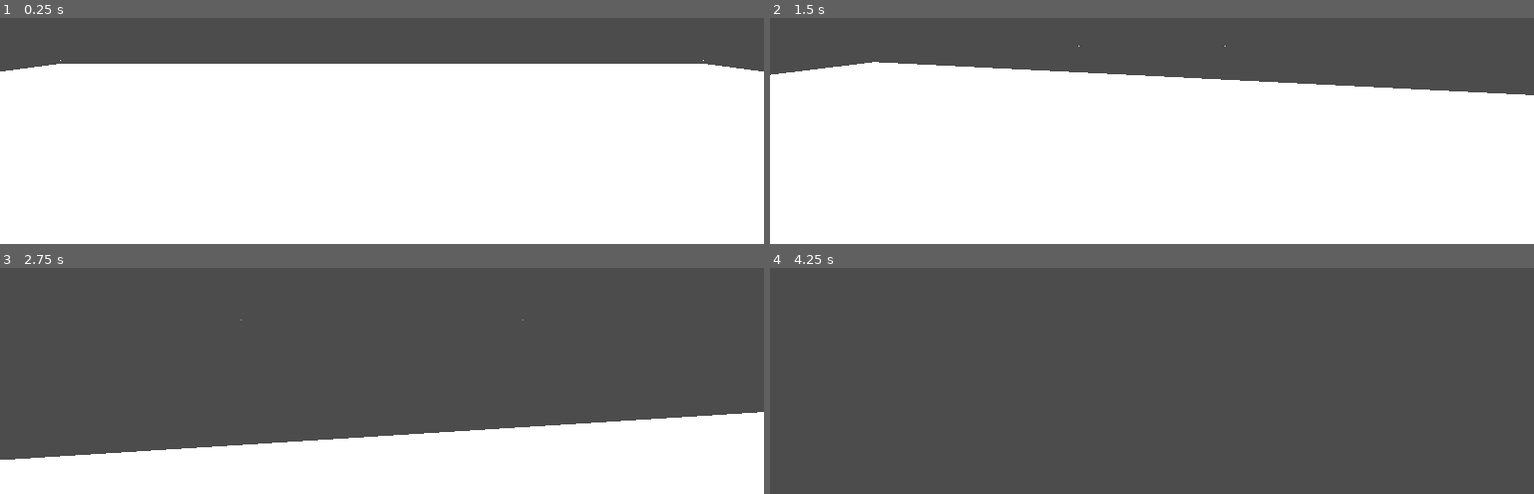
Above: before the commit, frames 1-4 (two rows, left to right).
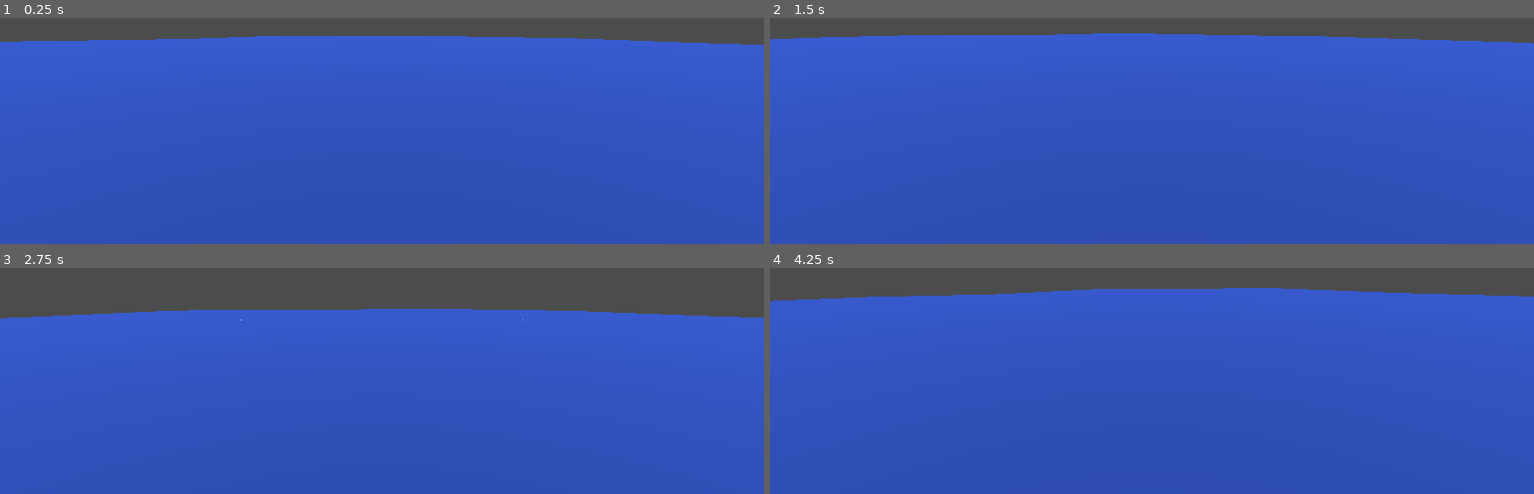
Above: after the commit, the same moments.

Repository: The-Portfolio-Organisation/MagickaTheMagicForest
Game: Godot game, scene res://Scenes/TestGeneration.tscn
Same seed, same stepped clock (60 frames per second), same inputs: the game is played once before the commit and once after it. Before the commit the project starts from res://Scenes/TestScene.tscn.
Inputs (mouse positions are in pixels of both pictures, inside the frame that each line leads up to):
- Up to frame 1 (0.25 s): no input
- Up to frame 2 (1.5 s): tap Enter at 0.5 s; move the mouse to (1190, 18) at 0.52 s; hold W (move_forward) from 0.53 s (still down); tap Space (jump) at 0.77 s; move the mouse to (1113, 22) at 1.27 s
- Up to frame 3 (2.75 s): keep holding W (move_forward); tap Space (jump) at 1.52 s; move the mouse to (outside the picture) at 2.02 s
- Up to frame 4 (4.25 s): keep holding W (move_forward); move the mouse to (1144, 277) at 2.77 s; tap Space (jump) at 3.02, 3.77 s; move the mouse to (1205, 277) at 3.52 s

The runs differ from the first frame. In frame 1, 91% of the frame differs, in the area x 0-100%, y 8-100%; in frame 2, 92%, in the area x 0-100%, y 6-100%; in frame 3, 81%; in frame 4, 89%.

Commit message:
+ drawing a circle

Diff:
--- /dev/null
+++ b/source/GeneratingMap.gd
@@ -0,0 +1,7 @@
+extends Spatial
+
+export(CylinderShape) var tree;
+export(SphereShape) var rock;
+
+func _ready():
+	pass
--- /dev/null
+++ b/source/Scenes/ImmediateGeometry.gd
@@ -0,0 +1,32 @@
+extends ImmediateGeometry
+
+func _ready():
+	begin(Mesh.PRIMITIVE_TRIANGLES);
+	set_normal(Vector3(0, 1, 0))
+	set_uv(Vector2(1, 1))
+	var n_pts = 30
+	var i = 0
+	while i < n_pts:
+		var a = 2*i*(PI/n_pts);
+		var pos = Vector3(0,0,0);
+
+		begin(Mesh.PRIMITIVE_TRIANGLES);
+		set_normal(Vector3(0, 1, 0))
+		set_uv(Vector2(1, 1))
+
+		add_vertex(pos);
+
+		pos = 100*Vector3(cos(a) - float(i%5)/float(n_pts), 0, sin(a) + float(i%3)/float(n_pts));
+		add_vertex(pos);
+		print(pos)
+
+		i+=1;
+		a = 2*i*(PI/n_pts);
+
+		pos = 100*Vector3(cos(a) - float(i%5)/float(n_pts), 0, sin(a) + float(i%3)/float(n_pts));
+		add_vertex(pos);
+		print(pos)
+		print("-------")
+
+		end();
+	end()
--- /dev/null
+++ b/source/Scenes/TestGeneration.tscn
@@ -0,0 +1,33 @@
+[gd_scene load_steps=6 format=2]
+
+[ext_resource path="res://GeneratingMap.gd" type="Script" id=1]
+[ext_resource path="res://Scenes/ImmediateGeometry.gd" type="Script" id=2]
+[ext_resource path="res://Subobjects/Player.tscn" type="PackedScene" id=3]
+
+[sub_resource type="SpatialMaterial" id=1]
+albedo_color = Color( 0.14902, 0.278431, 0.67451, 1 )
+
+[sub_resource type="BoxShape" id=2]
+
+[node name="Spatial" type="Spatial"]
+script = ExtResource( 1 )
+
+[node name="Player" parent="." instance=ExtResource( 3 )]
+transform = Transform( 1, 0, 0, 0, 1, 0, 0, 0, 1, 0, 3.24758, 0 )
+
+[node name="DirectionalLight" type="DirectionalLight" parent="."]
+transform = Transform( 1, 0, 0, 0, -4.37114e-08, 1, 0, -1, -4.37114e-08, 0, 2, 0 )
+
+[node name="ImmediateGeometry" type="ImmediateGeometry" parent="."]
+material_override = SubResource( 1 )
+script = ExtResource( 2 )
+
+[node name="StaticBody" type="StaticBody" parent="ImmediateGeometry"]
+transform = Transform( 115.875, 0, 0, 0, 1, 0, 0, 0, 43.0257, 0, 0, 0 )
+
+[node name="CollisionShape" type="CollisionShape" parent="ImmediateGeometry/StaticBody"]
+transform = Transform( 1, 0, 0, 0, 0.568041, 0, 0, 0, 2.77715, 0, 0, 0 )
+shape = SubResource( 2 )
+
+[node name="Camera" type="Camera" parent="."]
+transform = Transform( 1, 0, 0, 0, -4.37114e-08, 1, 0, -1, -4.37114e-08, 0, 2, 0 )
--- /dev/null
+++ b/source/Subobjects/map/rock.tscn
@@ -0,0 +1,19 @@
+[gd_scene load_steps=3 format=2]
+
+[sub_resource type="SphereShape" id=3]
+
+[sub_resource type="SpatialMaterial" id=2]
+albedo_color = Color( 0.6, 0.65098, 0.654902, 1 )
+
+[node name="Spatial" type="Spatial"]
+
+[node name="RigidBody" type="RigidBody" parent="."]
+
+[node name="CollisionShape" type="CollisionShape" parent="RigidBody"]
+shape = SubResource( 3 )
+
+[node name="CSGCylinder" type="CSGSphere" parent="RigidBody"]
+radial_segments = 4
+rings = 5
+smooth_faces = false
+material = SubResource( 2 )
--- /dev/null
+++ b/source/Subobjects/map/tower.tscn
@@ -0,0 +1,17 @@
+[gd_scene load_steps=3 format=2]
+
+[sub_resource type="SpatialMaterial" id=1]
+albedo_color = Color( 0, 0, 0, 1 )
+
+[sub_resource type="CylinderShape" id=2]
+
+[node name="Spatial" type="Spatial"]
+
+[node name="RigidBody" type="RigidBody" parent="."]
+
+[node name="CSGCylinder" type="CSGCylinder" parent="RigidBody"]
+transform = Transform( 1, 0, 0, 0, 2, 0, 0, 0, 1, 0, 0, 0 )
+material_override = SubResource( 1 )
+
+[node name="CollisionShape" type="CollisionShape" parent="RigidBody"]
+shape = SubResource( 2 )
--- /dev/null
+++ b/source/Subobjects/map/tree.tscn
@@ -0,0 +1,25 @@
+[gd_scene load_steps=4 format=2]
+
+[sub_resource type="CylinderShape" id=1]
+
+[sub_resource type="SpatialMaterial" id=2]
+albedo_color = Color( 0.0352941, 0.235294, 0.027451, 1 )
+
+[sub_resource type="SpatialMaterial" id=3]
+albedo_color = Color( 0.713726, 0.701961, 0.701961, 1 )
+
+[node name="Spatial" type="Spatial"]
+
+[node name="RigidBody" type="RigidBody" parent="."]
+
+[node name="CollisionShape" type="CollisionShape" parent="RigidBody"]
+shape = SubResource( 1 )
+
+[node name="CSGCylinder" type="CSGCylinder" parent="RigidBody"]
+transform = Transform( 1, 0, 0, 0, 1, 0, 0, 0, 1, 0, 0.5, 0 )
+cone = true
+material = SubResource( 2 )
+
+[node name="CSGCylinder2" type="CSGCylinder" parent="RigidBody"]
+transform = Transform( 0.25, 0, 0, 0, 1, 0, 0, 0, 0.25, 0, -0.5, 0 )
+material = SubResource( 3 )
--- a/source/project.godot
+++ b/source/project.godot
@@ -11,7 +11,7 @@
 [application]
 
 config/name="Magicka"
-run/main_scene="res://Scenes/TestScene.tscn"
+run/main_scene="res://Scenes/TestGeneration.tscn"
 config/icon="res://Assets/Config/icon.png"
 
 [input]
